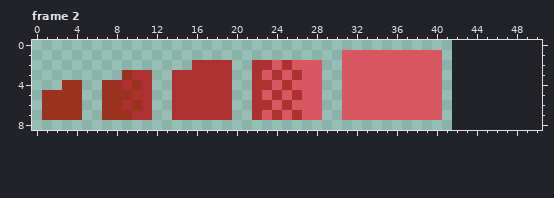
Pixel-art file -- Sprites/asprite/healthBar.aseprite. The first picture shows the starting point.
42x9 pixels, 4 frames. Shown: frame 2. The old version is drawn lined up with the new one, on the new canvas. The commit also changed other frames, which this record leaves out.
Once edited:
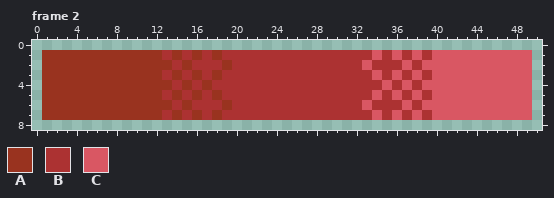
Palette (. is transparent): A #99331f  B #ac3232  C #d95763
The edit:
canvas 42x9 -> 51x9
Frame 2:
The author put colour A in row 1 at x 1 to 12, 14, 16 and 18; in row 2 at x 1 to 13 and 15; in row 3 at x 1 to 8 and 12; in row 4 at x 1 to 2, 5 to 6 and 12 to 13; in row 5 at x 5 to 6 and 12; in row 6 at x 5 to 6 and 12 to 13.
The author put colour A in row 7 at x 5 to 6 and 12.
Colour B becomes colour A in row 2 at x 19; in row 3 at x 10 to 11, 14, 16 and 18; in row 4 at x 9, 11, 15 and 17; in row 5 at x 10 to 11, 14, 16 and 18; in row 6 at x 9, 11, 15 and 19; in row 7 at x 10 to 11, 14, 16 and 18.
The author put colour B in row 1 at x 13, 15, 17 and 19 to 30; in row 2 at x 14, 20 to 21 and 29 to 30; in row 3 at x 13, 20 to 21 and 29 to 30; in row 4 at x 20 to 21 and 29 to 30; in row 5 at x 13, 20 to 21 and 29 to 30; in row 6 at x 20 to 21 and 29 to 30.
The author put colour B in row 7 at x 13, 20 to 21 and 29 to 30.
Colour C becomes colour B in row 1 at x 31 to 33, 35, 37 and 39; in row 2 at x 24, 26 to 28, 31 to 32, 34 to 36 and 38; in row 3 at x 23, 25, 27 to 28, 31 to 33, 35, 37 and 39; in row 4 at x 24, 26 to 28, 31 to 34, 36 and 38; in row 5 at x 23, 25, 27 to 28, 31 to 33, 35, 37 and 39; in row 6 at x 24, 26 to 28, 31 to 32, 34 to 36 and 38.
Colour C becomes colour B in row 7 at x 23, 25, 27 to 28, 31 to 33, 35, 37 and 39.
The author put colour C in rows 1 to 7 at x 41 to 49.
